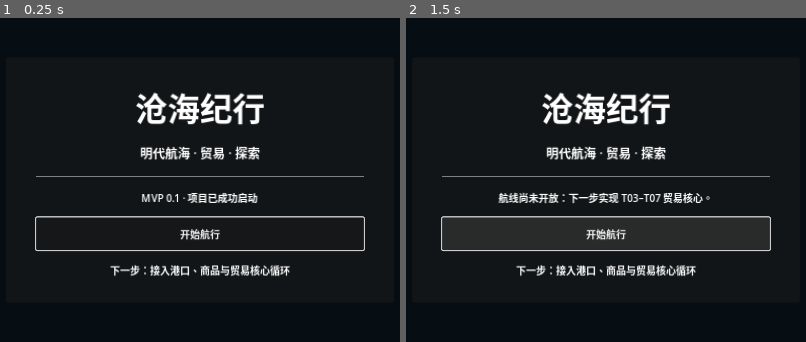
Above: before the commit, frames 1-2 (left to right).
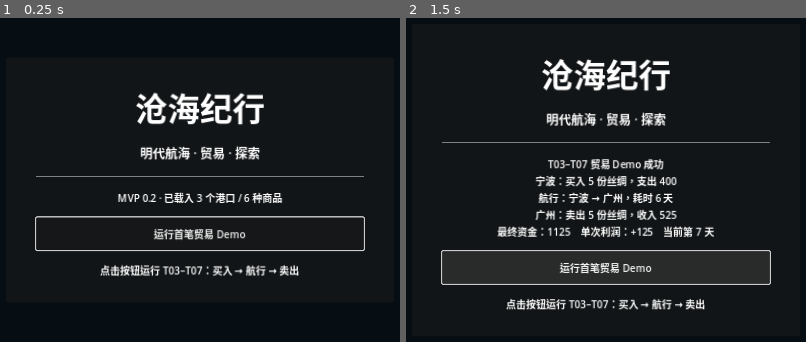
Above: after the commit, the same moments.

Repository: theonetoo-ydd/cang-hai-ji-xing
Game: Godot game, scene res://scenes/Main.tscn
Same seed, same stepped clock (60 frames per second), same inputs: the game is played once before the commit and once after it.
Inputs:
- Up to frame 1 (0.25 s): no input
- Up to frame 2 (1.5 s): click "开始航行" (after the commit: "运行首笔贸易 Demo") at 0.5 s; click "开始航行" (after the commit: "运行首笔贸易 Demo") at 1.25 s

The runs differ from the first frame. In frame 1, 2.7% of the frame differs, in the area x 25-75%, y 53-80%; in frame 2, 12%, in the area x 8-92%, y 12-91%.

Commit message:
feat: connect trade loop demo

Diff:
--- a/src/ui/main.gd
+++ b/src/ui/main.gd
@@ -1,13 +1,96 @@
 extends Control
+
+const GameDataScript = preload("res://src/core/game_data.gd")
+const ShipScript = preload("res://src/models/ship.gd")
+const PlayerStateScript = preload("res://src/models/player_state.gd")
+const TradeService = preload("res://src/economy/trade_service.gd")
+const VoyageService = preload("res://src/sailing/voyage_service.gd")
 
 @onready var status_label: Label = $Center/Panel/Margin/VBox/StatusLabel
 @onready var start_button: Button = $Center/Panel/Margin/VBox/StartButton
+@onready var hint_label: Label = $Center/Panel/Margin/VBox/HintLabel
+
+var goods: Dictionary = {}
+var ports: Dictionary = {}
 
 func _ready() -> void:
+	var game_data := GameDataScript.load_all()
+	goods = game_data.get("goods", {})
+	ports = game_data.get("ports", {})
+
 	print("沧海纪行启动成功。")
-	status_label.text = "MVP 0.1 · 项目已成功启动"
-	start_button.grab_focus()
+	status_label.text = "MVP 0.2 · 已载入 %d 个港口 / %d 种商品" % [ports.size(), goods.size()]
+	hint_label.text = "点击按钮运行 T03–T07：买入 → 航行 → 卖出"
+	start_button.text = "运行首笔贸易 Demo"
+	start_button.disabled = not _demo_data_ready()
+
+	if not start_button.disabled:
+		start_button.grab_focus()
+	else:
+		status_label.text = "数据加载失败：请检查 data/goods.json 与 data/ports.json"
 
 func _on_start_button_pressed() -> void:
-	status_label.text = "航线尚未开放：下一步实现 T03–T07 贸易核心。"
-	print("Start pressed: trade loop is the next milestone.")
+	status_label.text = _run_trade_demo()
+
+func _demo_data_ready() -> bool:
+	return (
+		goods.has("silk")
+		and ports.has("ningbo")
+		and ports.has("guangzhou")
+	)
+
+func _run_trade_demo() -> String:
+	var player = PlayerStateScript.new(
+		1000,
+		"ningbo",
+		ShipScript.new("starter_ship", 20, 100)
+	)
+
+	var origin = ports["ningbo"]
+	var destination = ports["guangzhou"]
+	var good = goods["silk"]
+	var quantity := 5
+
+	var buy_result := TradeService.buy(
+		player,
+		good,
+		origin.prices[good.id],
+		quantity,
+		goods
+	)
+	if not buy_result.get("ok", false):
+		return "买入失败：%s" % buy_result.get("message", "未知错误")
+
+	var voyage_result := VoyageService.start_voyage(player, origin, destination)
+	if not voyage_result.get("ok", false):
+		return "出航失败：%s" % voyage_result.get("message", "未知错误")
+
+	var voyage = voyage_result["voyage"]
+	var arrival_result := VoyageService.complete_voyage(player, voyage)
+	if not arrival_result.get("ok", false):
+		return "航行结算失败：%s" % arrival_result.get("message", "未知错误")
+
+	var sell_result := TradeService.sell(
+		player,
+		good,
+		destination.prices[good.id],
+		quantity
+	)
+	if not sell_result.get("ok", false):
+		return "卖出失败：%s" % sell_result.get("message", "未知错误")
+
+	var profit := int(round(float(sell_result["profit"])))
+
+	print(
+		"Trade demo complete: start=1000, end=%d, profit=%d, day=%d"
+		% [player.money, profit, player.day]
+	)
+
+	return (
+		"T03–T07 贸易 Demo 成功\n"
+		+ "宁波：买入 %d 份%s，支出 %d\n" % [quantity, good.display_name, buy_result["total_cost"]]
+		+ "航行：宁波 → 广州，耗时 %d 天\n" % arrival_result["days"]
+		+ "广州：卖出 %d 份%s，收入 %d\n" % [quantity, good.display_name, sell_result["revenue"]]
+		+ "最终资金：%d　单次利润：+%d　当前第 %d 天"
+		% [player.money, profit, player.day]
+	)
